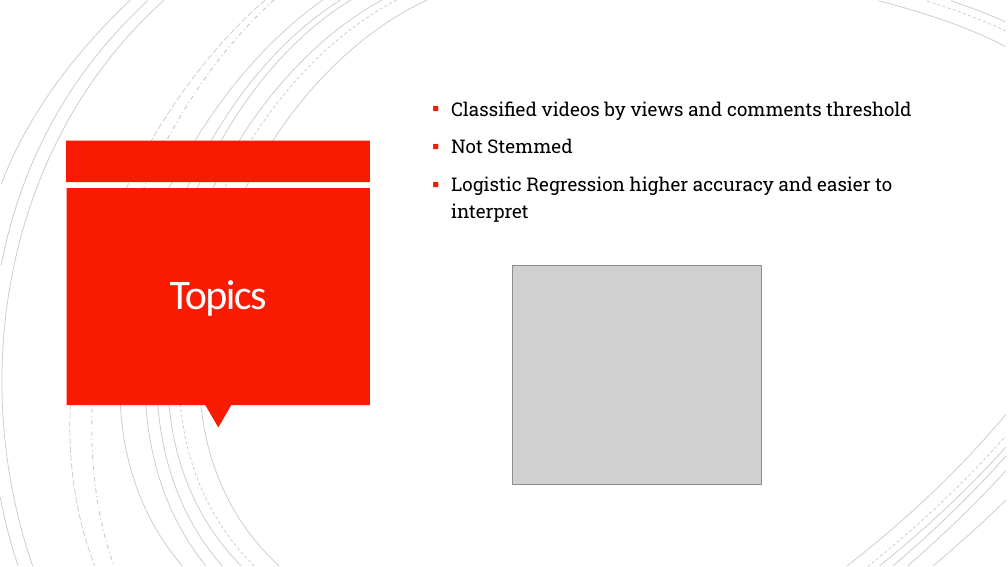
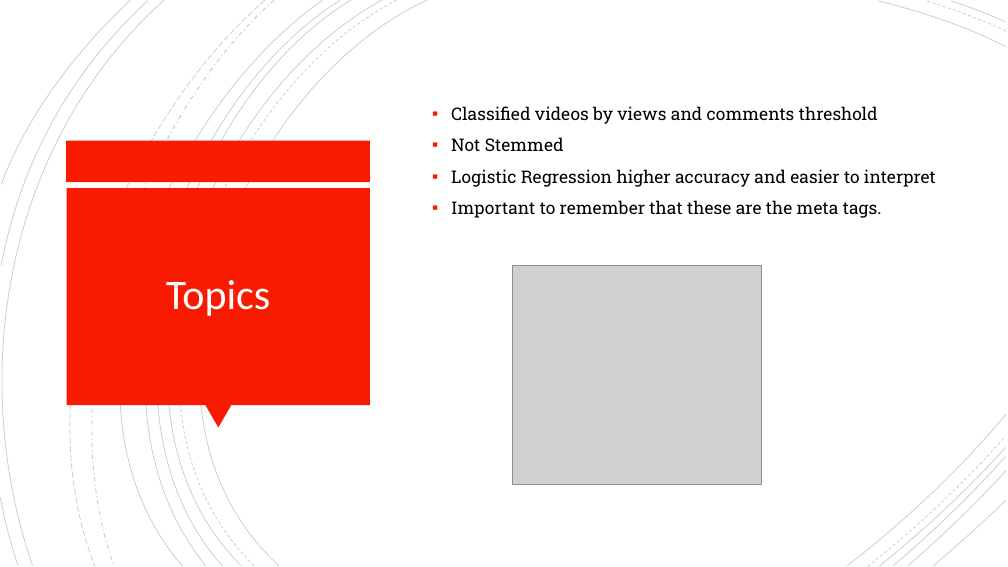
Before and after one commit to reeves17/3360project, a slide deck: slide 3 of Final Presentation.pptx. Drawn at 1008x567 pixels with LibreOffice and Linux fonts; fonts in the diff are those of the drawing; grey boxes stand for pictures. Boxes give left, top, right and bottom in pixels: in the first picture for what was removed or moved away, otherwise in the second. Text is boxed around its words. In the diff, an @@ line names an element or a change of style, - is before the commit and + after.

Commit message:
added final presentation ppt

```diff
--- a/Final Presentation.pptx
+++ b/Final Presentation.pptx
@@ text at (451,106,936,187): size 18 to 16.6 pt in "Classified videos by views and comments threshold", "Not Stemmed", "Logistic Regression higher accuracy and easier to ..."; line spacing 1.2 to 1; less space between paragraphs @@
@@ title "Topics" at (166,280,271,316): letter spacing -1.5 to 0 pt @@
@@ text at (451,200,882,218): paragraph added @@
+▪ Important to remember that these are the meta tags.
```
Also in this commit, not shown: 5 other slides changed, 14 slides added, 2 slides removed.
